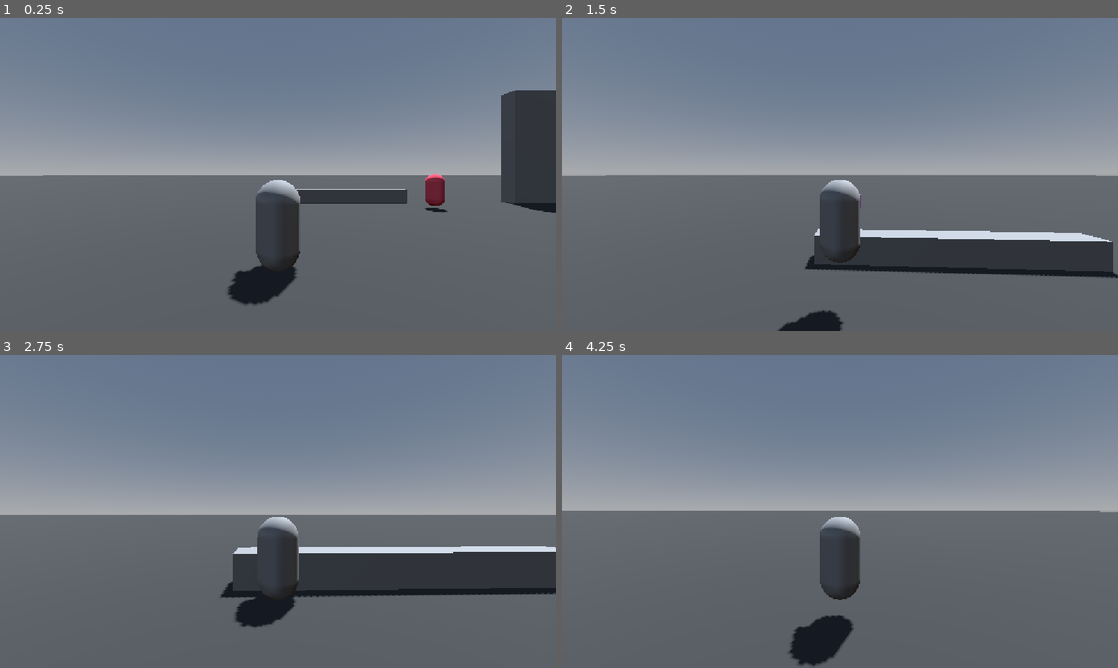
Above: before the commit, frames 1-4 (two rows, left to right).
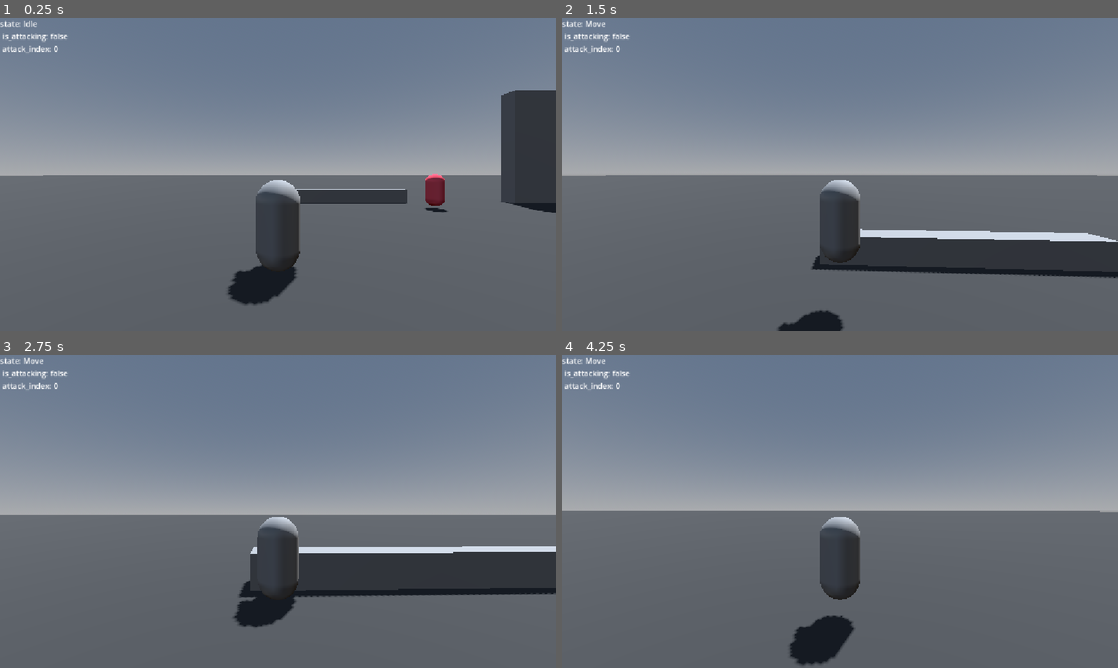
Above: after the commit, the same moments.

Repository: c-dez/fedel
Game: Godot game, scene res://main.tscn
Two runs of this game, one before a commit and one after it. Both use one fixed random seed, a clock stepped at 60 frames per second and the inputs below.
Inputs (mouse positions are in pixels of both pictures, inside the frame that each line leads up to):
- Up to frame 1 (0.25 s): no input
- Up to frame 2 (1.5 s): move the mouse to (867, 174) at 0.52 s; hold W (up) from 0.53 s (still down); tap E (action) at 0.6 s; tap Space (jump) at 0.77 s; click (867, 174) at 0.8 s; move the mouse to (812, 174) at 1.27 s; click (812, 174) at 1.35 s
- Up to frame 3 (2.75 s): keep holding W (up); tap Space (jump) at 1.52 s; right-click (250, 511) at 1.55 s; move the mouse to (289, 505) at 2.02 s; right-click (289, 505) at 2.1 s; tap E (action) at 2.3 s
- Up to frame 4 (4.25 s): keep holding W (up); move the mouse to (834, 517) at 2.77 s; tap E (action) at 2.85 s; tap Space (jump) at 3.02, 3.77 s; click (834, 517) at 3.05 s; move the mouse to (878, 514) at 3.52 s; tap Shift (dodge) at 3.6 s; right-click (878, 514) at 3.8 s

The runs differ from the first frame. In frame 1, 0.3% of the frame differs, in the area x 0-13%, y 0-12%; in frame 2, 0.7%; in frame 3, 0.9%, in the area x 0-100%, y 0-87%; in frame 4, 0.4%.

Commit message:
creado attack state

Diff:
--- /dev/null
+++ b/Player/attacks/basic_attack.gd
@@ -0,0 +1,20 @@
+extends Node
+class_name BasicAttack
+
+
+## duracion de ataque
+# var attack_timer:Timer
+@export var attack_duration:float = 1.0
+
+func _ready() -> void:
+	# attack_timer = Timer.new()
+	# add_child(attack_timer)
+	# attack_timer.one_shot = true
+	# attack_timer.autostart = false
+	pass
+
+## attack form script
+func attack()->void:
+
+	# print(self.name, 'from script')
+	pass
--- a/Player/player.tscn
+++ b/Player/player.tscn
@@ -8,7 +8,9 @@
 [ext_resource type="Script" uid="uid://dcibmacockb42" path="res://Player/state_machine/states/idle.gd" id="7_00tjw"]
 [ext_resource type="Script" uid="uid://cr1d3xs3f11l7" path="res://Player/state_machine/states/move.gd" id="8_00tjw"]
 [ext_resource type="Script" uid="uid://whi6f7tlx2mr" path="res://Player/scripts/dodge.gd" id="8_od3ui"]
-[ext_resource type="Script" uid="uid://cq3orlx22w6c6" path="res://Player/state_machine/states/normal_attack.gd" id="9_00tjw"]
+[ext_resource type="Script" uid="uid://21le0nc21xe4" path="res://Player/state_machine/states/attack.gd" id="9_00tjw"]
+[ext_resource type="Script" uid="uid://bebwvh1isrclx" path="res://Player/attacks/basic_attack.gd" id="10_x3vf3"]
+[ext_resource type="Script" uid="uid://n6gjy27jfg4w" path="res://Player/state_machine/states/recovery.gd" id="11_apopc"]
 
 [sub_resource type="CapsuleShape3D" id="CapsuleShape3D_hvfyp"]
 
@@ -103,6 +105,14 @@
 script = ExtResource("8_00tjw")
 metadata/_custom_type_script = "uid://bjhk7q5skhk76"
 
-[node name="NormalAttack" type="Node" parent="StateMachine" unique_id=489427180]
+[node name="Attack" type="Node" parent="StateMachine" unique_id=489427180]
 script = ExtResource("9_00tjw")
 metadata/_custom_type_script = "uid://bjhk7q5skhk76"
+
+[node name="BasicAttack" type="Node" parent="StateMachine/Attack" unique_id=1749650535]
+script = ExtResource("10_x3vf3")
+metadata/_custom_type_script = "uid://bebwvh1isrclx"
+
+[node name="Recovery" type="Node" parent="StateMachine" unique_id=480976096]
+script = ExtResource("11_apopc")
+metadata/_custom_type_script = "uid://bjhk7q5skhk76"
--- a/Player/scripts/player.gd
+++ b/Player/scripts/player.gd
@@ -101,12 +101,3 @@
 		target_angle,
 		delta * weight
 	)
-
-
-# func normal_attack() ->void:
-# 	if Input.is_action_just_pressed('left_mouse'):
-# 		pass
-
-# func heavy_attack() ->void:
-# 	if Input.is_action_just_pressed('right_mouse'):
-# 		pass
--- /dev/null
+++ b/Player/state_machine/states/attack.gd
@@ -0,0 +1,79 @@
+extends State
+
+# ATTACK state
+
+
+var attacks_array: Array[BasicAttack] = []
+var attack_index: int = 0
+var is_attacking: bool = false
+var request_next_attack: bool = false
+
+
+@onready var player: Player = owner
+@onready var sm: StateMachine = get_parent()
+@onready var timer: Timer = Timer.new()
+
+
+func _ready() -> void:
+	_set_attacks_array()
+	add_child(timer)
+	timer.one_shot = true
+	timer.autostart = false
+
+
+func _process(_delta: float) -> void:
+	#DEBUG
+	var label: Label = %DebugLabel
+	label.text = str(
+		'state: ', sm.current_state.name,
+		'\n is_attacking: ', is_attacking,
+		'\n attack_index: ', attack_index
+		)
+	#----------------
+
+	if sm.current_state != self:
+		if Input.is_action_just_pressed('left_mouse'):
+			if player.is_on_floor():
+				emit_signal('change_state_to', sm.current_state, 'attack')
+	if sm.current_state == self:
+		if Input.is_action_just_pressed('left_mouse'):
+			request_attack()
+
+	attack()
+
+
+func _physics_process(_delta: float) -> void:
+	is_attacking = timer.time_left
+
+
+func enter() -> void:
+	player.velocity.x = 0
+	player.velocity.z = 0
+	timer.start(attacks_array[0].attack_duration)
+	attacks_array[0].attack()
+	attack_index += 1
+
+
+func exit() -> void:
+	attack_index = 0
+
+
+func request_attack() -> void:
+	if is_attacking:
+		request_next_attack = true
+
+
+func attack() -> void:
+	var time_offset: float = 0.3
+	if request_next_attack and not is_attacking:
+		attacks_array[0].attack()
+		timer.start(attacks_array[0].attack_duration + time_offset)
+		request_next_attack = false
+		attack_index += 1
+
+
+func _set_attacks_array() -> void:
+	for i in range(get_child_count()):
+		if get_child(i) is BasicAttack:
+			var child := get_child(i)
+			attacks_array.append(child)
--- a/Player/state_machine/states/normal_attack.gd
+++ /dev/null
@@ -1,19 +0,0 @@
-extends State
-
-# NORMAL ATTACK
-@onready var sm: StateMachine = get_parent()
-var attack_num: int = 0
-
-
-func _process(_delta: float) -> void:
-	if Input.is_action_just_pressed('left_mouse'):
-		emit_signal('change_state_to', sm.current_state, 'normalattack')
-
-
-func enter() -> void:
-	# print(self.name)
-	pass
-
-
-func attack()->void:
-	pass
--- /dev/null
+++ b/Player/state_machine/states/recovery.gd
@@ -0,0 +1,11 @@
+extends State
+
+
+# Called when the node enters the scene tree for the first time.
+func _ready() -> void:
+	pass # Replace with function body.
+
+
+# Called every frame. 'delta' is the elapsed time since the previous frame.
+func _process(delta: float) -> void:
+	pass
--- a/state_machine/state.gd
+++ b/state_machine/state.gd
@@ -1,8 +1,7 @@
 extends Node
 class_name State
 
-# @onready var state_machine: StateMachine = get_parent()
-
+@warning_ignore("unused_signal")
 signal change_state_to(current_state: State, new_state: String)
 
 
--- a/state_machine/state_machine.gd
+++ b/state_machine/state_machine.gd
@@ -41,7 +41,7 @@
 	for child in get_children():
 		if child is State:
 			states[child.name.to_lower()] = child
-			# TODO: connect child signal
+
 			child.change_state_to.connect(on_state_change)
 
 
Not shown, added: Player/attacks/basic_attack.gd.uid
Renamed: Player/attacks/attack_manager.gd -> Player/attacks/old/attack_manager.gd
Renamed: Player/attacks/attack_manager.gd.uid -> Player/attacks/old/attack_manager.gd.uid
Renamed: Player/attacks/charge.gd -> Player/attacks/old/charge.gd
Renamed: Player/attacks/charge.gd.uid -> Player/attacks/old/charge.gd.uid
Renamed: Player/attacks/claws.gd -> Player/attacks/old/claws.gd
Renamed: Player/attacks/claws.gd.uid -> Player/attacks/old/claws.gd.uid
Renamed: Player/attacks/finisher.gd -> Player/attacks/old/finisher.gd
Renamed: Player/attacks/finisher.gd.uid -> Player/attacks/old/finisher.gd.uid
Renamed: Player/attacks/proyectile.gd -> Player/attacks/old/proyectile.gd
Renamed: Player/attacks/proyectile.gd.uid -> Player/attacks/old/proyectile.gd.uid
Renamed: Player/attacks/stomp.gd -> Player/attacks/old/stomp.gd
(and 4 more such lines)
